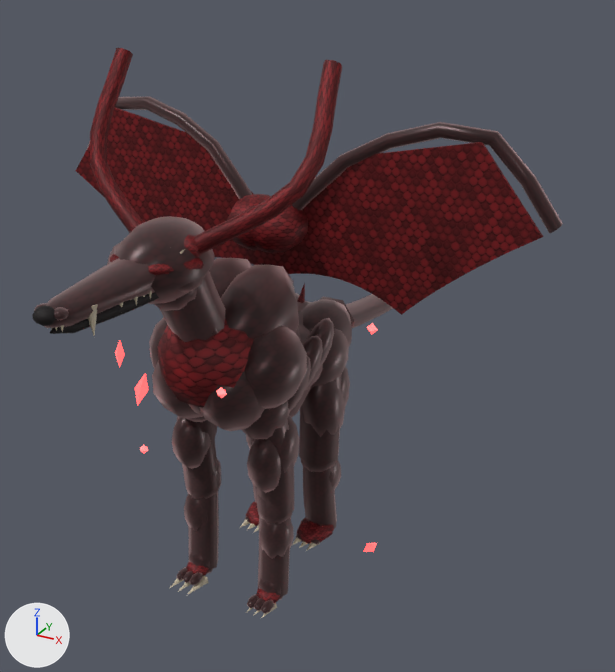
The glTF model glb/low/bestias-fantasia-oscura-aaa-12k-18k/enemy-df-01-abyssal-gore-chimera_low.glb as it was, and as the next commit left it.
One viewpoint serves both versions: a 50 mm camera at (2.62, -4.18, 3.79) aimed at (-0.05, 0.67, 1.37). Lighting does not change. The marker at lower left points along +X, +Y and +Z. The picture after the commit comes second. Where no turn or scale is listed for an object, it has been applied to the vertices. Vertices at exactly the same position are counted once.

The older version as bpy lines, for what is in view:
```python
ob_mesh_3 = bpy.data.objects.new('Mesh_3', me_mesh_3)
ob_mesh_3.parent = ob_elemental_breath_cone
ob_mesh_3.location = (0.11, -0.08, 0.22)
ob_mesh_3.rotation_euler = (3.142, 0.0, 0.0)  # degrees (180, 0, 0)
ob_mesh_3_001 = bpy.data.objects.new('Mesh_3.001', me_mesh_3)
ob_mesh_3_001.parent = ob_elemental_breath_cone
ob_mesh_3_001.location = (0.1, -0.08, -0.22)
ob_mesh_6 = bpy.data.objects.new('Mesh_6', me_mesh_6)
ob_mesh_6.parent = ob_weapon_leap_fang_bite
ob_mesh_6.location = (0.055, -0.09, -0.02)
ob_skinned_unified_mat_primarysurface = bpy.data.objects.new('Skinned_Unified_Mat_PrimarySurface', me_mesh_8)
ob_skinned_unified_mat_primarysurface.location = (0.0, 0.0, 0.0)
ob_skinned_unified_mat_secondaryscalesortrim = bpy.data.objects.new('Skinned_Unified_Mat_SecondaryScalesOrTrim', me_mesh_10)
ob_skinned_unified_mat_secondaryscalesortrim.location = (0.0, 0.0, 0.0)
ob_skinned_unified_mat_underbodyhide = bpy.data.objects.new('Skinned_Unified_Mat_UnderbodyHide', me_mesh_9)
ob_skinned_unified_mat_underbodyhide.location = (0.0, 0.0, 0.0)
```
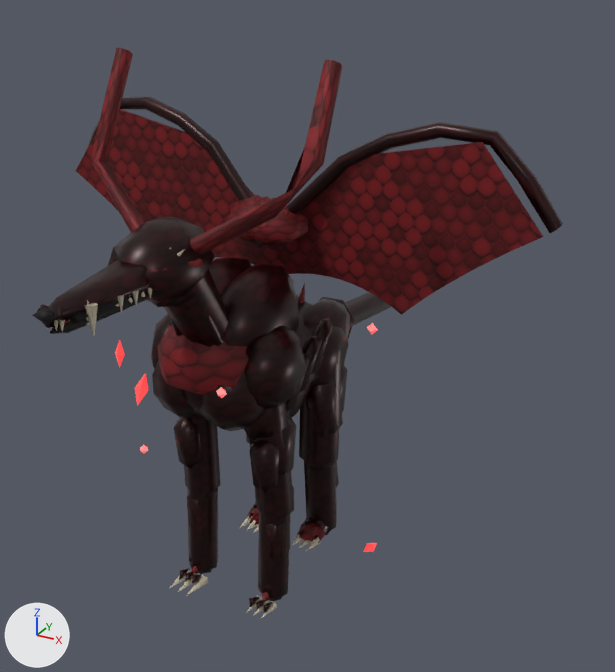
Edits to the bpy script that builds the scene:
```text
Change mat_mat_primarysurface:
    remove # nodes: BsdfPrincipled, Mapping, Mix x2, OutputMaterial, TexImage, UVMap, VertexColor
    remove # colours: pink #b59293, dark red #380a0e, mixed with the vertex colours
    nodes: BsdfPrincipled, Mix x2, OutputMaterial, TexImage, VertexColor
    colours: dark red #380a0e, mixed with the vertex colours
Change me_mesh_8:
    used by ob_skinned_unified_mat_primarysurface; location = (0.0, 0.0, 0.0)
    remove me_mesh_8.from_pydata(...)  # 5792 vertices, 10798 faces; spans x -1.68..1.68, y -1.77..3.3, z -0.07..3.0
    add me_mesh_8.from_pydata(...)  # 2036 vertices, 3284 faces; spans x -1.68..1.68, y -1.77..3.3, z -0.07..3.0
    me_mesh_8 part 1: 4 vertices moved within x -0.2..0.1, y -1.09..-0.93, z 2.41..2.48; 3733 vertices removed from x -0.49..0.49, y -1.75..2.99, z -0.06..2.61
    me_mesh_8 part 2: 17 vertices removed from x -0.71..0.71, y 0.1..0.28, z 2.51..2.85
    me_mesh_8 part 3: 3 vertices removed from x 1.46..1.49, y 0.3..0.37, z 2.7..2.73
    other edits to the shape of me_mesh_8 do not show in these pictures
Change me_mesh_10:
    used by ob_skinned_unified_mat_secondaryscalesortrim; location = (0.0, 0.0, 0.0)
    remove me_mesh_10.from_pydata(...)  # 971 vertices, 1756 faces; spans x -1.62..1.62, y -1.55..3.47, z -0.03..3.36
    add me_mesh_10.from_pydata(...)  # 424 vertices, 656 faces; spans x -1.62..1.62, y -1.55..3.47, z -0.03..3.36
    me_mesh_10 part 4: 387 vertices removed from x -0.72..0.72, y -1.19..0.23, z 1.42..3.22
    me_mesh_10 part 5: 160 vertices removed from x -0.36..0.36, y -0.53..0.52, z -0.03..0.11
Change ob_mesh_3:
    ob_mesh_3.parent: ob_elemental_breath_cone -> ob_weapon_leap_fang_bite
Change ob_mesh_3_001:
    ob_mesh_3_001.parent: ob_elemental_breath_cone -> ob_weapon_leap_fang_bite
Change ob_mesh_6:
    ob_mesh_6: bpy.data.objects.new('Mesh_6', me_mesh_6) -> bpy.data.objects.new('Mesh_6', me_mesh_3)
```

Where the change shows, as pixel boxes [x1, y1, x2, y2] in the pictures (615 x 672 px):
'Skinned_Unified_Mat_PrimarySurface', surface changed, reshaped: before [34, 97, 563, 614]; after [40, 97, 563, 613]
'Skinned_Unified_Mat_SecondaryScalesOrTrim', reshaped: before [75, 48, 543, 603]; after [75, 48, 543, 601]
'Mesh_3.001', moved (not visible before): after [178, 573, 199, 592]
'Mesh_3', moved (not visible before): after [170, 570, 190, 588]
part 1 of me_mesh_8, cut back (brown): before [34, 216, 393, 614]
part 2 of me_mesh_8, deleted (brown): before [208, 142, 347, 210]
part 3 of me_mesh_8, deleted: before [490, 140, 550, 233]
part 4 of me_mesh_10, deleted (brown): before [90, 48, 342, 408]
part 5 of me_mesh_10, deleted: before [186, 501, 334, 603]
